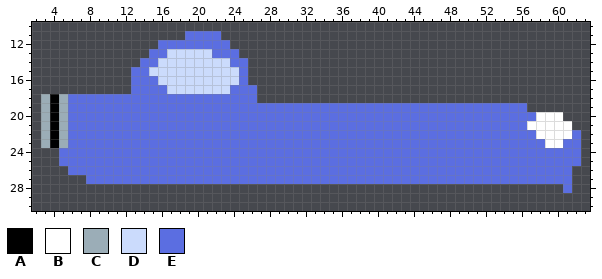
Pixel-art sprite: Art/Car.png. This is how it looked before the edit.
The file is 64x32 pixels. Shown: x 2..63, y 10..30.
Palette (. is transparent): A #000000  B #ffffff  C #9badb7  D #cbdbfc  E #5b6ee1
Pixels before, first column x 3:
11 ................EEEE........................................
12 .............EEEEEEEE.......................................
13 ............EEDDDDDEEE......................................
14 ...........EEDDDDDDDDEE.....................................
15 ..........EEDDDDDDDDDDE.....................................
16 ..........EEEDDDDDDDDDE.....................................
17 ..........EEEEDDDDDDDEEE....................................
18 CACEEEEEEEEEEEEEEEEEEEEE....................................
19 CACEEEEEEEEEEEEEEEEEEEEEEEEEEEEEEEEEEEEEEEEEEEEEEEEEEE......
20 CACEEEEEEEEEEEEEEEEEEEEEEEEEEEEEEEEEEEEEEEEEEEEEEEEEEEEBBB..
21 CACEEEEEEEEEEEEEEEEEEEEEEEEEEEEEEEEEEEEEEEEEEEEEEEEEEEBBBBB.
22 CACEEEEEEEEEEEEEEEEEEEEEEEEEEEEEEEEEEEEEEEEEEEEEEEEEEEEBBBBE
23 CACEEEEEEEEEEEEEEEEEEEEEEEEEEEEEEEEEEEEEEEEEEEEEEEEEEEEEBBEE
24 ..EEEEEEEEEEEEEEEEEEEEEEEEEEEEEEEEEEEEEEEEEEEEEEEEEEEEEEEEEE
25 ..EEEEEEEEEEEEEEEEEEEEEEEEEEEEEEEEEEEEEEEEEEEEEEEEEEEEEEEEEE
26 ...EEEEEEEEEEEEEEEEEEEEEEEEEEEEEEEEEEEEEEEEEEEEEEEEEEEEEEEE.
27 .....EEEEEEEEEEEEEEEEEEEEEEEEEEEEEEEEEEEEEEEEEEEEEEEEEEEEEE.
28 ..........................................................E.
After:
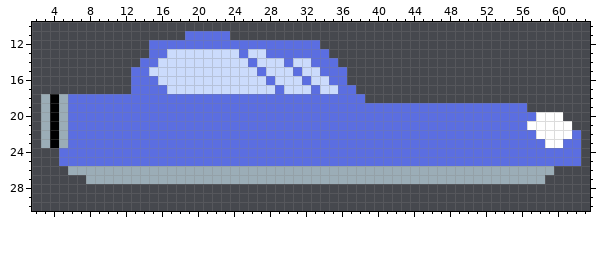
Changes in this commit:
The author changed colour E to colour C in row 26 at x 6 to 59; in row 27 at x 8 to 58.
Colour D now appears in row 13 at x 26 to 27; in row 14 at x 27 to 29 and 31 to 32; in row 15 at x 26, 28 to 30 and 32 to 33; in row 16 at x 26 to 27, 29 to 31 and 33 to 34; in row 17 at x 27 to 28, 30 to 32 and 34 to 35.
The author changed colour E to colour D in row 13 at x 22 to 24; in row 14 at x 24 to 25; in rows 15 to 16 at x 25; in row 17 at x 24 to 26.
Colour E now appears in row 11 at x 23; in row 12 at x 15 and 24 to 33; in row 13 at x 25 and 28 to 34; in row 14 at x 26, 30 and 33 to 35; in row 15 at x 27, 31 and 34 to 36; in row 16 at x 28, 32 and 35 to 36.
Colour E now appears in row 17 at x 29, 33 and 36 to 37; in row 18 at x 27 to 38.
Colour E is removed in row 26 at x 60 to 61; in row 27 at x 59 to 61; in row 28 at x 61.
Changed places in both pictures, as pixel boxes (x1, y1, x2, y2):
changed: (212, 31, 365, 103)
added: (149, 40, 158, 49)
changed: (68, 166, 572, 193)
